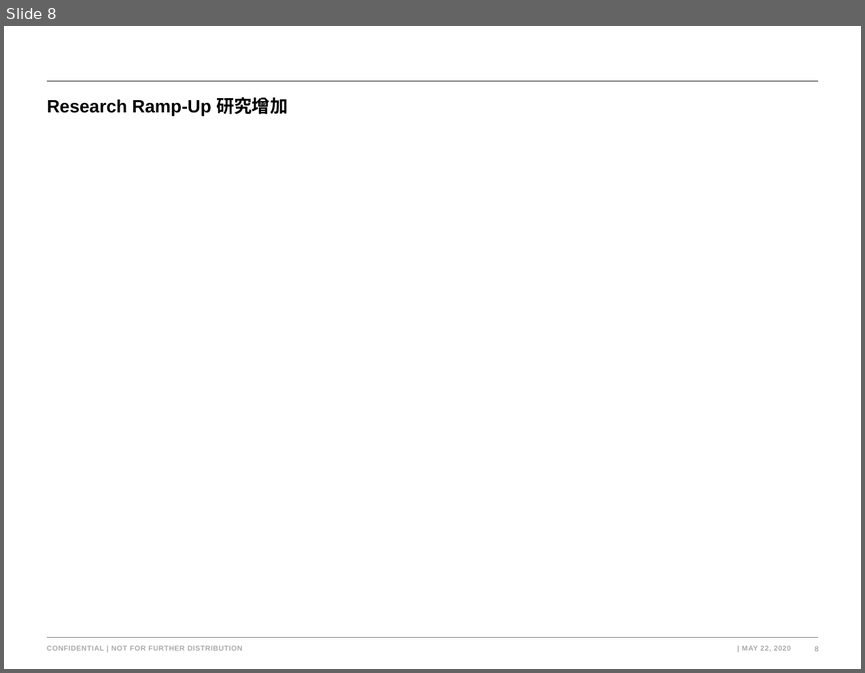
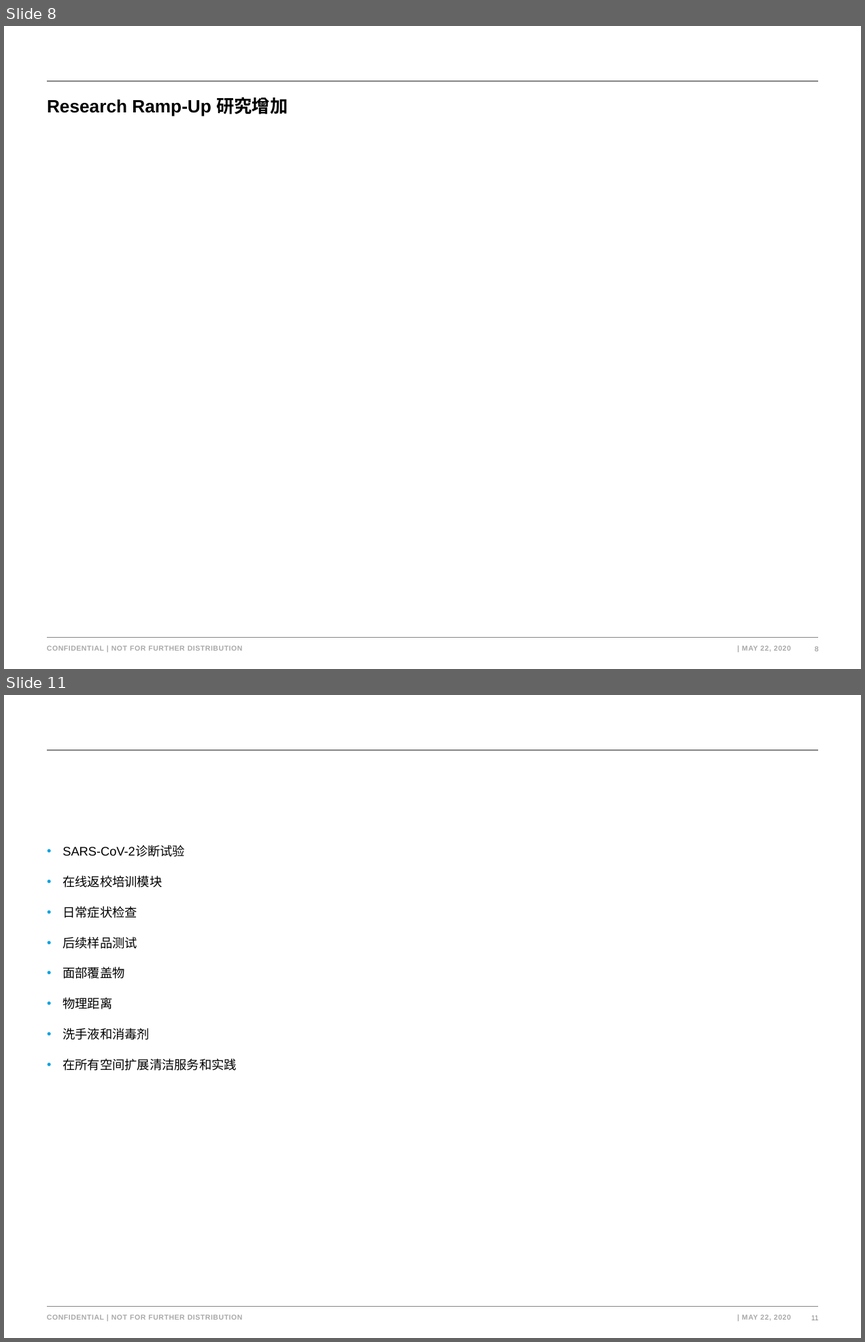
Before and after one commit to type-null/earthInsights, a slide deck: logCenter/mails.pptx. Shown one above the other, each under a label of ours: slide 8 before the commit, slides 8 and 11 after it; the slides between them are not shown. The pictures are 865x673 and 865x1342 pixels, drawn with LibreOffice and Linux fonts; fonts in the diff are those of the drawing; background and template pictures are left out. Boxes give left, top, right and bottom in pixels: in the first picture for what was removed or moved away, otherwise in the second. Text is boxed around its words. In the diff, an @@ line names an element or a change of style, - is before the commit and + after.

```diff
--- a/logCenter/mails.pptx
+++ b/logCenter/mails.pptx
@@ slide 11 added at (4, 695, 861, 1338), background #FFFFFF; not listed: 5 template elements that a slide beside it also shows @@
@@ text added at (62, 846, 236, 1070), 10.5 pt, text #000000 @@
+• SARS-CoV-2诊断试验
+• 在线返校培训模块
+• 日常症状检查
+• 后续样品测试
+• 面部覆盖物
+• 物理距离
+• 洗手液和消毒剂
+• 在所有空间扩展清洁服务和实践
```
Also in this commit, not shown: 4 slides changed, 1 other slide added.
